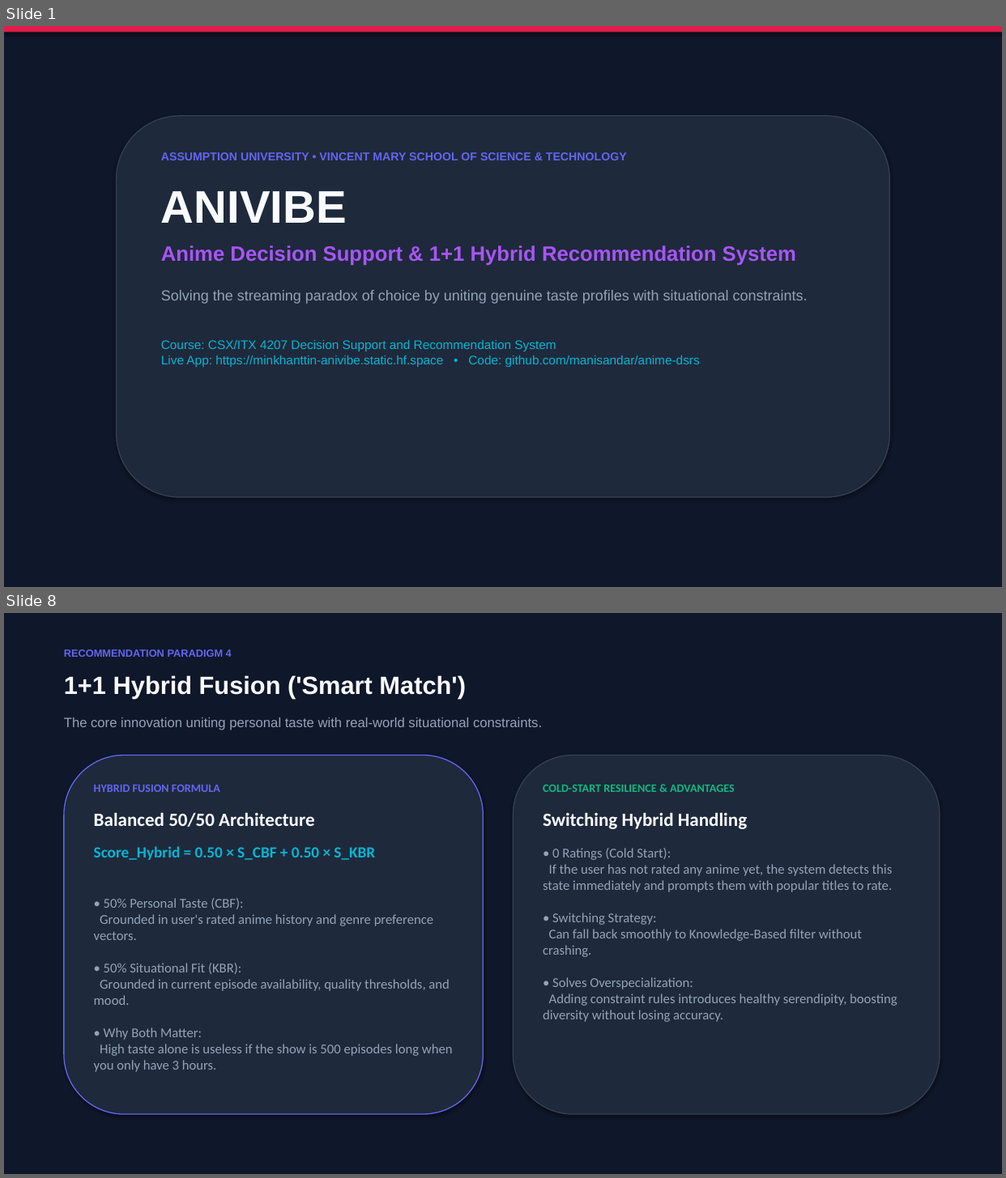
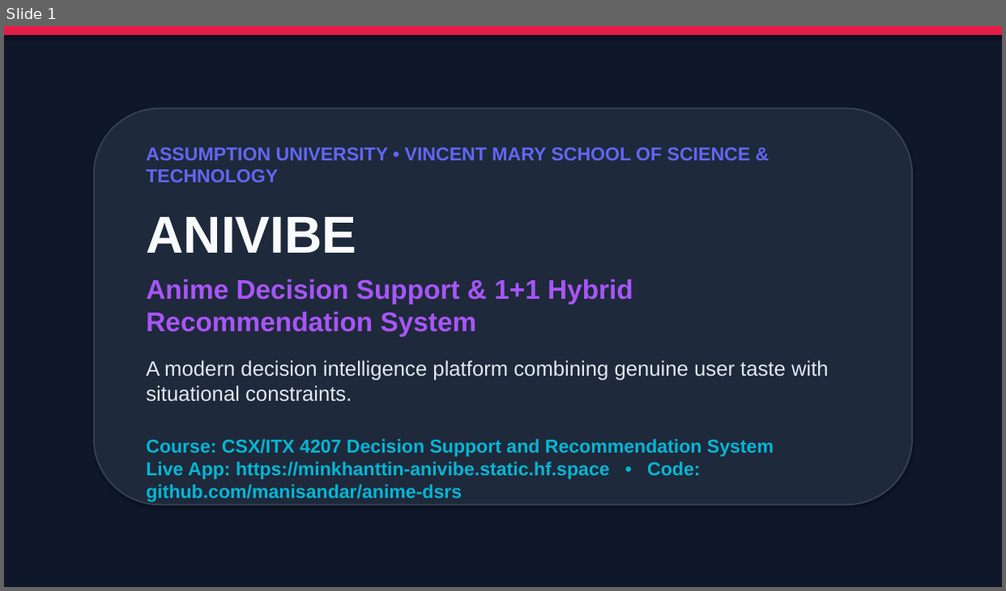
Before and after one commit to manisandar/anime-dsrs, a slide deck: ANIVIBE_Presentation.pptx. Shown one above the other, each under a label of ours: slides 1 and 8 before the commit, slide 1 after it; the slides between them are not shown. The pictures are 1006x1178 and 1006x591 pixels, drawn with LibreOffice and Linux fonts; fonts in the diff are those of the drawing. Boxes give left, top, right and bottom in pixels: in the first picture for what was removed or moved away, otherwise in the second. Text is boxed around its words. In the diff, an @@ line names an element or a change of style, - is before the commit and + after.

Commit message:
docs: revise presentation slides with min 18pt font and detailed clear explanations

```diff
--- a/ANIVIBE_Presentation.pptx
+++ b/ANIVIBE_Presentation.pptx
@@ slide 8 removed at [4, 613, 1002, 1174], background #FFFFFF @@
@@ rectangle removed at [4, 613, 1002, 1174] @@
@@ text removed at [64, 649, 232, 657] @@
-RECOMMENDATION PARADIGM 4
@@ text removed at [64, 675, 466, 698] @@
-1+1 Hybrid Fusion ('Smart Match')
@@ text removed at [64, 717, 542, 730] @@
-The core innovation uniting personal taste with real-world situational constraints.
@@ rounded rectangle removed at [64, 756, 484, 1114] @@
@@ rounded rectangle removed at [513, 756, 940, 1114] @@
@@ text removed at [94, 784, 453, 1072] @@
-HYBRID FUSION FORMULA
-Balanced 50/50 Architecture
-Score_Hybrid = 0.50 × S_CBF + 0.50 × S_KBR
-• 50% Personal Taste (CBF):
-Grounded in user's rated anime history and genre preference vectors.
-• 50% Situational Fit (KBR):
-Grounded in current episode availability, quality thresholds, and mood.
-• Why Both Matter:
-High taste alone is useless if the show is 500 episodes long when you only have 3 hours.
@@ text removed at [543, 785, 897, 1022] @@
-COLD-START RESILIENCE & ADVANTAGES
-Switching Hybrid Handling
-• 0 Ratings (Cold Start):
-If the user has not rated any anime yet, the system detects this state immediately and prompts them with popular titles to rate.
-• Switching Strategy:
-Can fall back smoothly to Knowledge-Based filter without crashing.
-• Solves Overspecialization:
-Adding constraint rules introduces healthy serendipity, boosting diversity without losing accuracy.
@@ slide 1 changed as well @@
@@ rectangle: place and size @@
-rectangle at [4, 26, 1002, 32]
+rectangle at [4, 26, 1002, 35]
@@ rounded rectangle: place and size @@
-rounded rectangle at [117, 116, 889, 497]
+rounded rectangle at [94, 109, 912, 506]
@@ rounded rectangle at [94, 109, 912, 506]: outline #334155 1 pt to #334155 1.5 pt @@
@@ text "ASSUMPTION UNIVERSITY • VINCENT MARY ...": place and size @@
-text "ASSUMPTION UNIVERSITY • VINCENT MARY ..." at [161, 152, 808, 367]
+text "ASSUMPTION UNIVERSITY • VINCENT MARY ..." at [146, 148, 829, 480]
@@ text at [146, 148, 774, 480]: size 11 to 18 pt in "ASSUMPTION UNIVERSITY • VINCENT MARY SCHOOL OF ..."; size 44 to 50 pt in "ANIVIBE"; size 20 to 26 pt in "Anime Decision Support & 1+1 Hybrid Recommendation ..."; size 12 to 18 pt, bold on in "Course: CSX/ITX 4207 Decision Support and Recommendation ..."; less space between paragraphs @@
@@ text at [146, 361, 829, 402]: text changed; size 14 to 20 pt; text colour #94A3B8 to #E2E8F0 @@
-Solving the streaming paradox of choice by uniting genuine taste profiles with situational constraints.
+A modern decision intelligence platform combining genuine user taste with situational constraints.
```
Also in this commit, not shown: 4 other slides changed, 11 slides added, 6 other slides removed, 1 other file.
